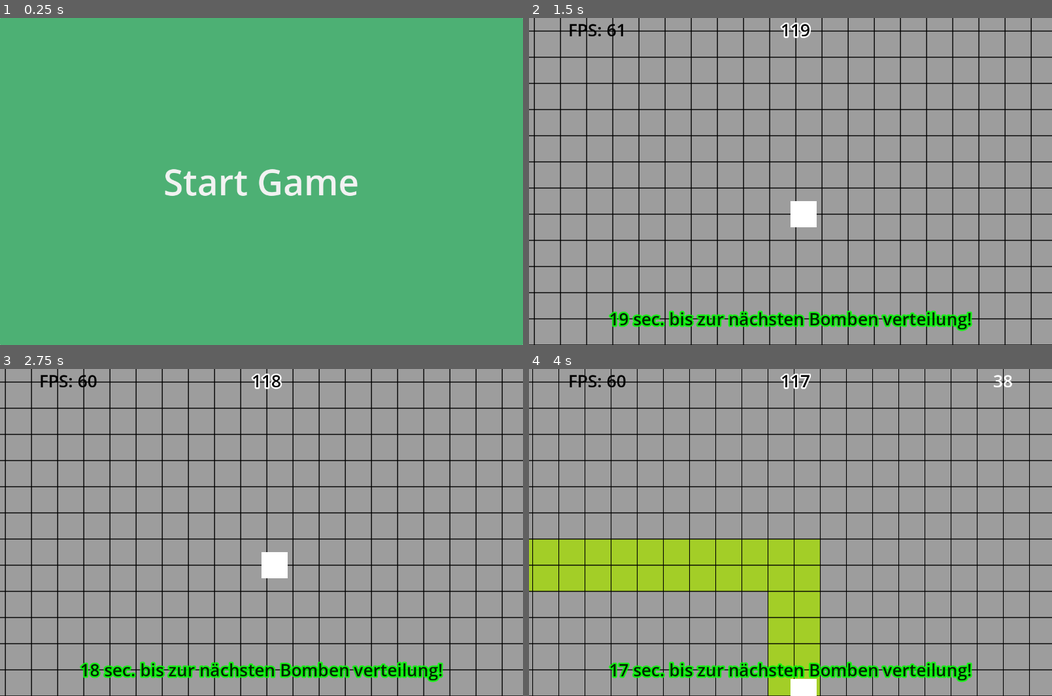
Above: before the commit, frames 1-4 (two rows, left to right).
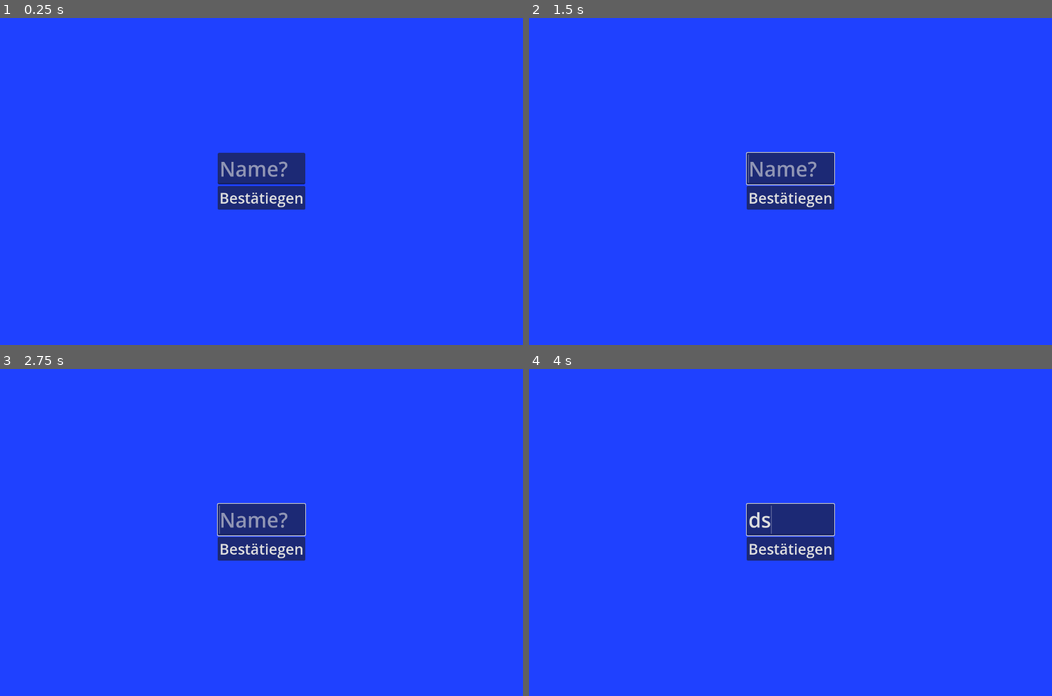
Above: after the commit, the same moments.

Repository: NIK-98/Paint_The_Ground
Game: Godot game, scene res://sceens/level.tscn
Same seed, same stepped clock (60 frames per second), same inputs: the game is played once before the commit and once after it. This scene is started directly instead of the project's main scene.
Inputs (mouse positions are in pixels of both pictures, inside the frame that each line leads up to):
- Up to frame 1 (0.25 s): no input
- Up to frame 2 (1.5 s): click (790, 197) at 0.5 s, where only the run after the commit has a clickable "Bestätiegen"; click (790, 181) at 1.25 s, where only the run after the commit has a clickable "Start Game"
- Up to frame 3 (2.75 s): click (261, 532) at 2 s, where only the run after the commit has a clickable "Start Game"
- Up to frame 4 (4 s): tap Enter at 2.75 s; hold D (right) 2.78-3.53 s; hold S (down) from 3.53 s (still down)

The runs differ from the first frame. In frame 1, 100% of the frame differs, in the area x 0-100%, y 0-100%; in frame 2, 100%; in frame 3, 100%; in frame 4, 100%.
Error before the commit: Attempt to call function 'get_node' in base 'null instance' on a null instance. (res://scripts/player.gd:33)
Error after the commit: Attempt to call function 'get_node' in base 'null instance' on a null instance. (res://scripts/player.gd:32)

Commit message:
namen für spieler hinzugefügt

Diff:
--- a/sceens/level.tscn
+++ b/sceens/level.tscn
@@ -12,6 +12,7 @@
 [ext_resource type="Texture2D" uid="uid://csr6aotfq45ee" path="res://assets/ground/ground_violet.png" id="9_ciq6t"]
 [ext_resource type="Texture2D" uid="uid://csprtcrt63mm3" path="res://assets/ground/ground_yellow.png" id="10_g3jwm"]
 [ext_resource type="Script" path="res://scripts/Start.gd" id="12_xt3i6"]
+[ext_resource type="Script" path="res://scripts/loby.gd" id="13_umcg5"]
 
 [sub_resource type="TileSetAtlasSource" id="TileSetAtlasSource_wfxpn"]
 texture = ExtResource("4_1vpo6")
@@ -121,6 +122,12 @@
 properties/7/path = NodePath("CanvasLayer/Bomb_time:visible")
 properties/7/spawn = true
 properties/7/replication_mode = 1
+properties/8/path = NodePath("loby:count_players_wait")
+properties/8/spawn = true
+properties/8/replication_mode = 1
+properties/9/path = NodePath("loby:player_conect_count")
+properties/9/spawn = true
+properties/9/replication_mode = 1
 
 [node name="level" type="Node2D" groups=["Level"]]
 script = ExtResource("1_5145t")
@@ -194,6 +201,44 @@
 text = "Start Game"
 script = ExtResource("12_xt3i6")
 
+[node name="loby" type="CanvasLayer" parent="."]
+layer = 2
+script = ExtResource("13_umcg5")
+
+[node name="ColorRect" type="ColorRect" parent="loby"]
+offset_right = 1280.0
+offset_bottom = 800.0
+color = Color(0.121569, 0.254902, 1, 1)
+
+[node name="CenterContainer" type="CenterContainer" parent="loby"]
+anchors_preset = 15
+anchor_right = 1.0
+anchor_bottom = 1.0
+grow_horizontal = 2
+grow_vertical = 2
+
+[node name="VBoxContainer" type="VBoxContainer" parent="loby/CenterContainer"]
+layout_mode = 2
+
+[node name="name_input" type="LineEdit" parent="loby/CenterContainer/VBoxContainer"]
+layout_mode = 2
+theme_override_font_sizes/font_size = 50
+placeholder_text = "Name?"
+
+[node name="Enter" type="Button" parent="loby/CenterContainer/VBoxContainer"]
+layout_mode = 2
+theme_override_font_sizes/font_size = 36
+text = "Bestätiegen"
+
+[node name="Warten" type="Label" parent="loby/CenterContainer/VBoxContainer"]
+visible = false
+layout_mode = 2
+theme_override_colors/font_color = Color(1, 0, 0, 1)
+theme_override_colors/font_outline_color = Color(0, 0, 0, 1)
+theme_override_constants/outline_size = 5
+theme_override_font_sizes/font_size = 60
+text = "Warte auf Mitspieler..."
+
 [node name="Timer" type="Timer" parent="." groups=["timer"]]
 wait_time = 120.0
 
@@ -204,5 +249,6 @@
 wait_time = 20.0
 
 [connection signal="pressed" from="CanvasLayer/Start" to="." method="_on_start_pressed"]
+[connection signal="pressed" from="loby/CenterContainer/VBoxContainer/Enter" to="loby" method="_on_enter_pressed"]
 [connection signal="timeout" from="Timer" to="." method="_on_timer_timeout"]
 [connection signal="timeout" from="Timerbomb" to="." method="_on_timerbomb_timeout"]
--- a/sceens/main.tscn
+++ b/sceens/main.tscn
@@ -255,7 +255,7 @@
 
 [node name="CanvasLayer" type="CanvasLayer" parent="."]
 process_mode = 3
-layer = 3
+layer = 4
 scale = Vector2(0.7, 0.7)
 transform = Transform2D(0.7, 0, 0, 0.7, 0, 0)
 
--- a/sceens/player.tscn
+++ b/sceens/player.tscn
@@ -22,6 +22,12 @@
 properties/3/path = NodePath("Color:color")
 properties/3/spawn = true
 properties/3/replication_mode = 1
+properties/4/path = NodePath("Name:text")
+properties/4/spawn = true
+properties/4/replication_mode = 1
+properties/5/path = NodePath("Name:theme_override_colors/font_color")
+properties/5/spawn = true
+properties/5/replication_mode = 1
 
 [sub_resource type="SceneReplicationConfig" id="SceneReplicationConfig_8xxcm"]
 properties/0/path = NodePath("PlayerInput:move")
@@ -30,6 +36,16 @@
 
 [node name="Player" type="CharacterBody2D" groups=["player"]]
 script = ExtResource("1_d8fpb")
+
+[node name="Name" type="Label" parent="."]
+offset_left = -23.0
+offset_top = -42.0
+offset_right = 87.0
+theme_override_colors/font_outline_color = Color(0, 0, 0, 1)
+theme_override_constants/outline_size = 20
+theme_override_font_sizes/font_size = 25
+horizontal_alignment = 1
+vertical_alignment = 1
 
 [node name="Color" type="ColorRect" parent="."]
 offset_right = 64.0
@@ -58,7 +74,7 @@
 script = ExtResource("2_2hmwi")
 
 [node name="CanvasLayer" type="CanvasLayer" parent="."]
-layer = 2
+layer = 3
 
 [node name="Winner" type="ColorRect" parent="CanvasLayer"]
 offset_right = 1280.0
--- a/scripts/level.gd
+++ b/scripts/level.gd
@@ -13,7 +13,6 @@
 @export var randpos = Vector2(randi_range(bomb_spawn_genzen,Global.Spielfeld_Size.x-bomb_spawn_genzen),randi_range(bomb_spawn_genzen,Global.Spielfeld_Size.y-bomb_spawn_genzen))
 @export var oldrandpos = randpos
 
-var old_spawn: Vector2
 var Time_out = false
 
 func _ready():
@@ -141,13 +140,13 @@
 	for i in get_node("CanvasLayer").get_children():
 		if i.is_in_group("start"):
 			i.visible = false
-	Global.Max_clients = 0
 
 
 func _on_start_pressed():
 	visible_start.rpc()
 	reset_bomben.rpc_id(1, Global.Spawn_bomben_limit)
 
+
 func _on_timerbomb_timeout():
 	if is_multiplayer_authority():
 		for i in range(Global.Spawn_bomben_limit):
--- /dev/null
+++ b/scripts/loby.gd
@@ -0,0 +1,48 @@
+extends CanvasLayer
+
+@export var count_players_wait = 0
+@export var player_conect_count = 0
+
+
+func _process(delta):
+	if visible:
+		visible_loby()
+
+
+func visible_loby():
+	if count_players_wait == player_conect_count:
+		visible = false
+
+
+@rpc("any_peer","call_local")
+func namen_text_update(id, text):
+	get_parent().get_node("Players").get_node(str(id)).get_node("Name").text = text
+
+@rpc("any_peer","call_local")
+func update_player_count():
+	player_conect_count += 1
+
+
+@rpc("any_peer","call_local")
+func update_player_wait():
+	count_players_wait += 1
+
+
+func _enter_tree():
+	update_player_count.rpc()
+
+
+func _on_enter_pressed():
+	Global.Max_clients = 0
+	for i in get_parent().get_node("Players").get_children():
+		if i.get_node("Name").text == $CenterContainer/VBoxContainer/name_input.text:
+			OS.alert("Name Exsistiert Schon!")
+			return
+	if $CenterContainer/VBoxContainer/name_input.text != "":
+		update_player_wait.rpc()
+		$CenterContainer/VBoxContainer/name_input.visible = false
+		$CenterContainer/VBoxContainer/Enter.visible = false
+		$CenterContainer/VBoxContainer/Warten.visible = true
+	elif $CenterContainer/VBoxContainer/name_input.text == "":
+		OS.alert("Bitte Namen Eingeben!")
+	namen_text_update.rpc(multiplayer.get_unique_id(), $CenterContainer/VBoxContainer/name_input.text)
--- a/scripts/player.gd
+++ b/scripts/player.gd
@@ -12,7 +12,6 @@
 var color_cell = 1
 var loaded = false
 var Gametriggerstart = false
-@export var is_starting = false
 var score = 0
 var last_score = score
 
@@ -33,7 +32,12 @@
 	main.get_node("UI").hide()
 	if player == multiplayer.get_unique_id():
 		camera.make_current()
+
+	$Camera2D.limit_right = Global.Spielfeld_Size.x
+	$Camera2D.limit_bottom = Global.Spielfeld_Size.y
+
 	color_change(name)
+	map.reset_floor()
 
 func _physics_process(delta):
 	if not loaded:
@@ -60,8 +64,6 @@
 			else:
 				velocity = input.move*SPEED
 
-			$Camera2D.limit_right = Global.Spielfeld_Size.x
-			$Camera2D.limit_bottom = Global.Spielfeld_Size.y
 			move_and_collide(velocity)
 			if (velocity.x != 0 or velocity.y != 0):
 				painter(name)
@@ -69,6 +71,7 @@
 			bombe_attack()
 		if get_parent().get_parent().Time_out:
 			ende()
+
 
 
 @rpc("any_peer","call_local")
@@ -100,7 +103,6 @@
 			get_tree().get_nodes_in_group("Level")[0].queue_free()
 			get_tree().change_scene_to_file("res://sceens/main.tscn")
 			return
-		get_parent().get_parent().get_node("CanvasLayer/Wertung").get_node(str(name)).rpc("remove_node",name.to_int())
 		kicked(name.to_int(), "Verbindung Selber beendet!")
 		get_tree().change_scene_to_file("res://sceens/main.tscn")
 
@@ -130,7 +132,7 @@
 	score = 0
 	for i in len(map.get_used_cells_by_id(0,color_cell)):
 		score+=1
-	if last_score != score:
+	if last_score != score and get_parent().get_parent().get_node("CanvasLayer/Wertung").get_node(str(name)) != null:
 		get_parent().get_parent().get_node("CanvasLayer/Wertung").get_node(str(name)).wertung(name.to_int())
 
 
@@ -153,13 +155,19 @@
 	for i in range(len(get_parent().get_children())):
 		if get_parent().get_node(name) != null and i == 0:
 			get_node("Color").set_color(Color.GREEN)
+			get_node("Name").set("theme_override_colors/font_color",Color.GREEN)
 		if get_parent().get_node(name) != null and i == 1:
 			get_node("Color").set_color(Color.DARK_RED)
+			get_node("Name").set("theme_override_colors/font_color",Color.DARK_RED)
 		if get_parent().get_node(name) != null and i == 2:
 			get_node("Color").set_color(Color.DARK_BLUE)
+			get_node("Name").set("theme_override_colors/font_color",Color.DARK_BLUE)
 		if get_parent().get_node(name) != null and i == 3:
 			get_node("Color").set_color(Color.DEEP_SKY_BLUE)
+			get_node("Name").set("theme_override_colors/font_color",Color.DEEP_SKY_BLUE)
 		if get_parent().get_node(name) != null and i == 4:
 			get_node("Color").set_color(Color.VIOLET)
+			get_node("Name").set("theme_override_colors/font_color",Color.VIOLET)
 		if get_parent().get_node(name) != null and i == 5:
 			get_node("Color").set_color(Color.YELLOW)
+			get_node("Name").set("theme_override_colors/font_color",Color.YELLOW)
--- a/scripts/score_label.gd
+++ b/scripts/score_label.gd
@@ -4,11 +4,6 @@
 @onready var Players = get_parent().get_parent().get_parent().get_node("Players")
 
 
-@rpc("any_peer","call_local")
-func remove_node(id: int):
-	get_parent().get_node(str(id)).queue_free()
-
-
 func wertung(id: int):
 	for i in map.get_used_cells_by_id(0,Players.get_node(str(id)).color_cell):
 		get_parent().get_node(str(id)).text = str(Players.get_node(str(id)).score)
Not shown: 1 places in sceens/level.tscn that only renumber resources
